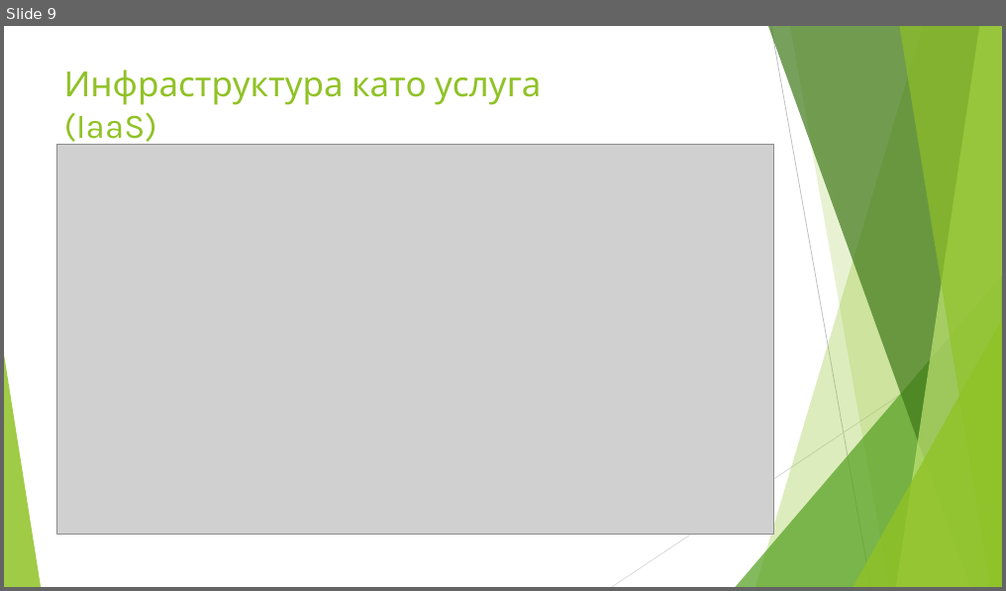
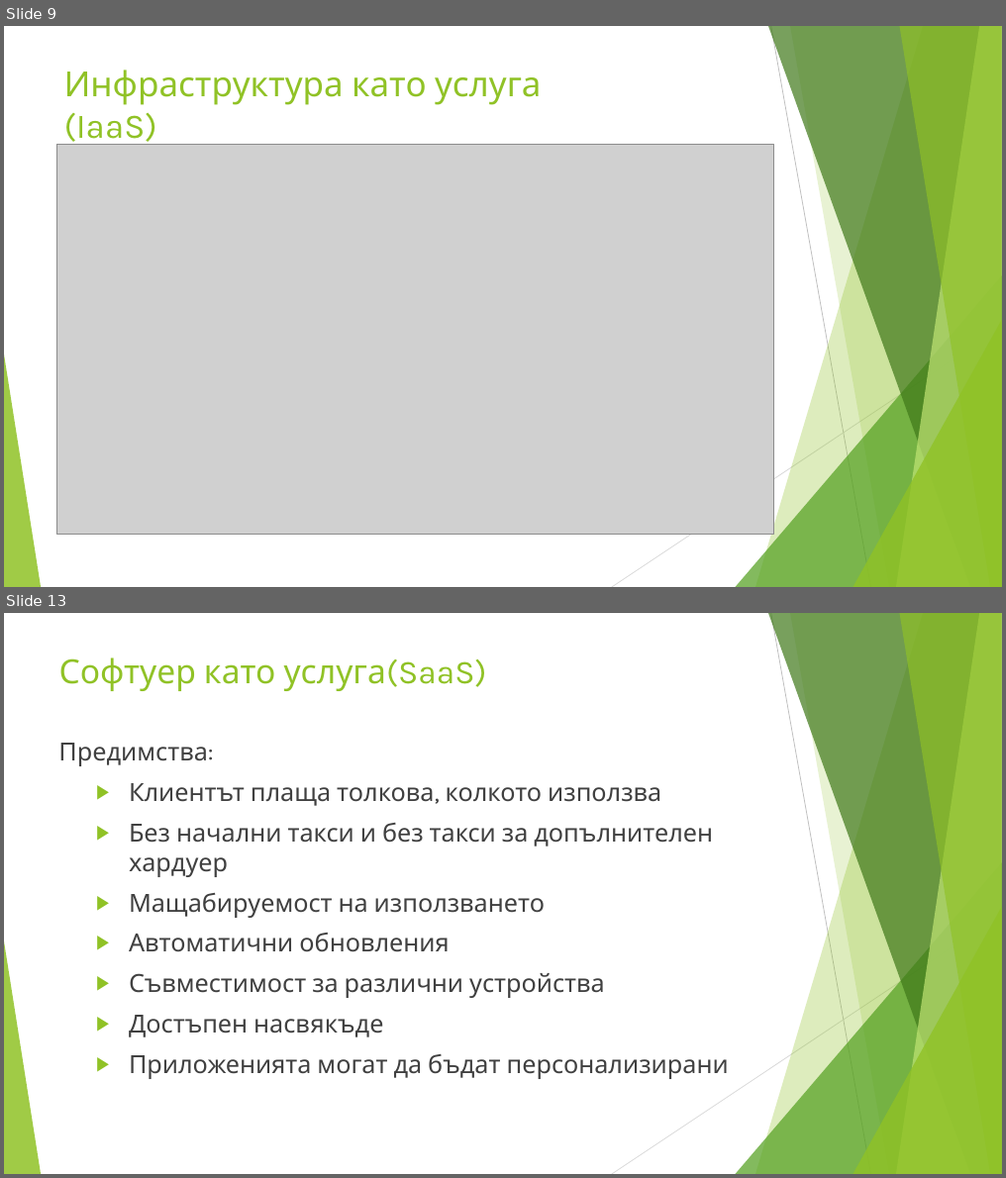
Before and after one commit to enchobelezirev/CloudComputing, a slide deck: CLOUD COMPUTING.pptx. Shown one above the other, each under a label of ours: slide 9 before the commit, slides 9 and 13 after it; the slides between them are not shown. The pictures are 1006x591 and 1006x1178 pixels, drawn with LibreOffice and Linux fonts; fonts in the diff are those of the drawing; grey boxes stand for pictures. Boxes give left, top, right and bottom in pixels: in the first picture for what was removed or moved away, otherwise in the second. Text is boxed around its words. In the diff, an @@ line names an element or a change of style, - is before the commit and + after.

Commit message:
PaaS text fixes. Security topic from the main content removed. Saas slides added. Updated docx file with more info

```diff
--- a/CLOUD COMPUTING.pptx
+++ b/CLOUD COMPUTING.pptx
@@ slide 13 added at <box>4,613,1002,1174</box>, background #FFFFFF; not listed: 10 template elements that a slide beside it also shows @@
@@ text added at <box>59,658,487,691</box>, 32 pt, text #90C226 @@
+  Софтуер като услуга(SaaS)
@@ text added at <box>58,743,729,1079</box>, 24 pt, text #404040 @@
+Предимства:
+  ▶ Клиентът плаща толкова, колкото използва
+  ▶ Без начални такси и без такси за допълнителен хардуер
+  ▶ Мащабируемост на използването
+  ▶ Автоматични обновления
+  ▶ Съвместимост за различни устройства
+  ▶ Достъпен насвякъде
+  ▶ Приложенията могат да бъдат персонализирани
```
Also in this commit, not shown: 5 slides changed, 1 other slide added, 1 other file.
